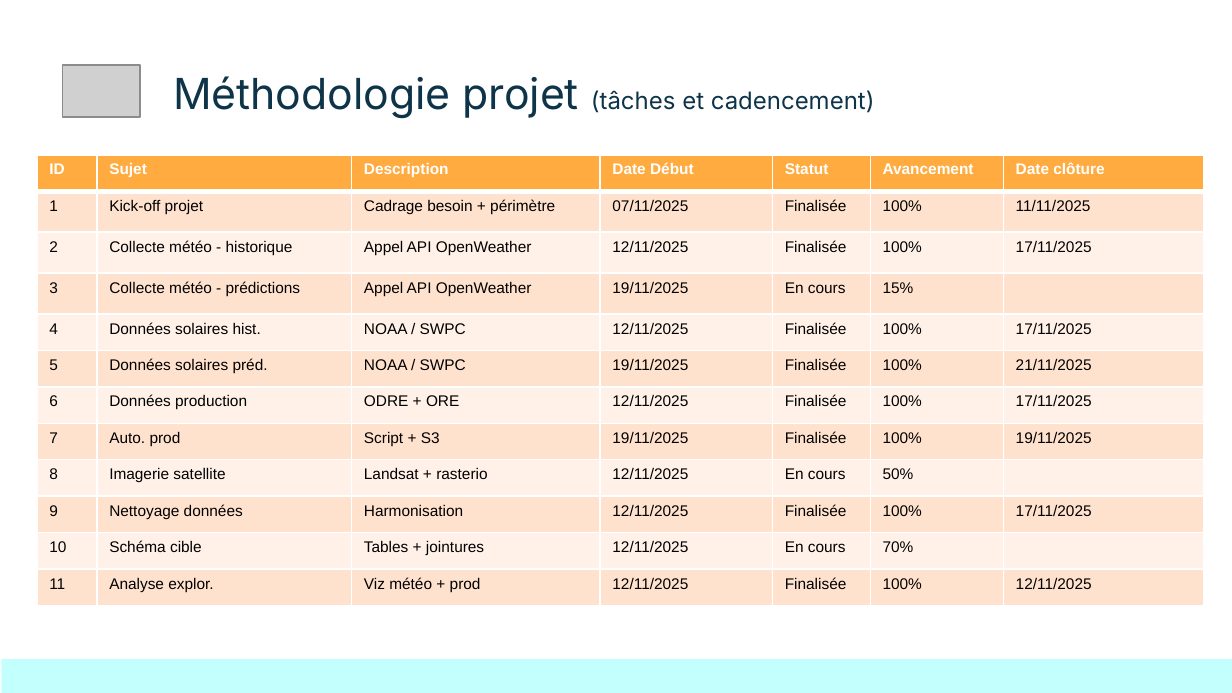
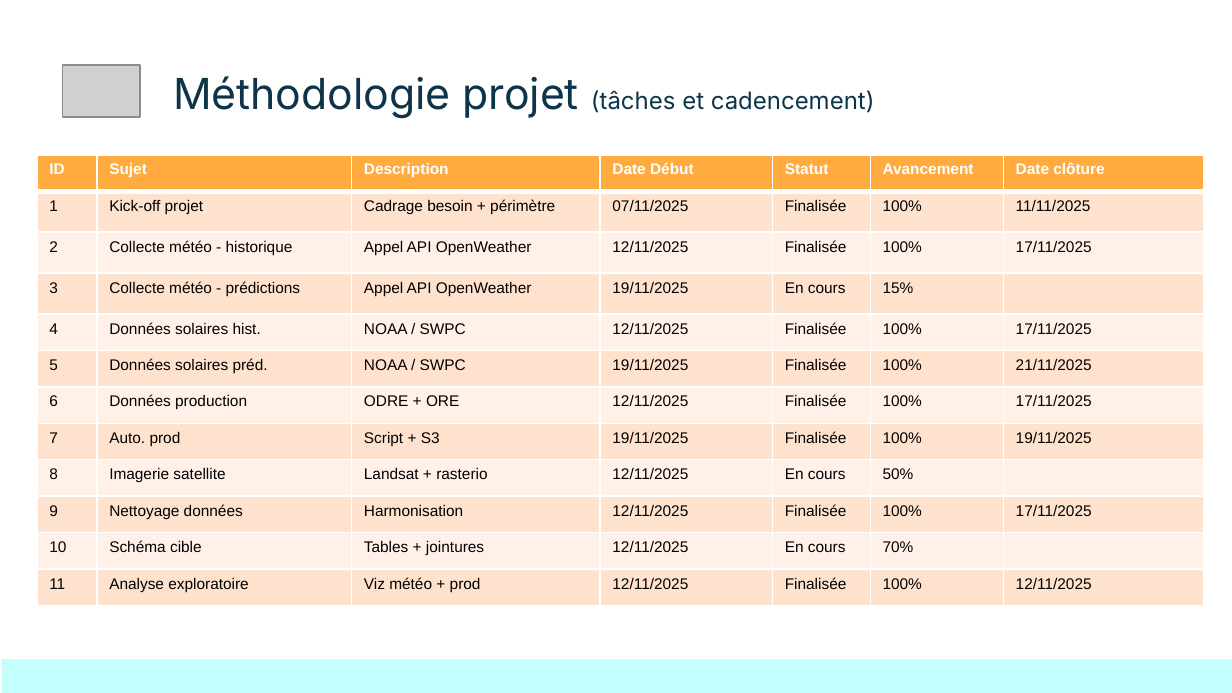
Before and after one commit to Sheikoh/REnergies_efficiency_prediction, a slide deck: slide 14 of presentation/dsfs_ft_36_Projet_REnergies_efficiency_prediction.pptx. Drawn at 1232x693 pixels with LibreOffice and Linux fonts; fonts in the diff are those of the drawing; grey boxes stand for pictures. Boxes give left, top, right and bottom in pixels: in the first picture for what was removed or moved away, otherwise in the second. Text is boxed around its words. In the diff, an @@ line names an element or a change of style, - is before the commit and + after.

```diff
--- a/presentation/dsfs_ft_36_Projet_REnergies_efficiency_prediction.pptx
+++ b/presentation/dsfs_ft_36_Projet_REnergies_efficiency_prediction.pptx
@@ table at (37, 155, 1204, 606) @@
-row 12, column 2: Analyse explor.
+row 12, column 2: Analyse exploratoire
```
Also in this commit, not shown: 3 other slides changed.
